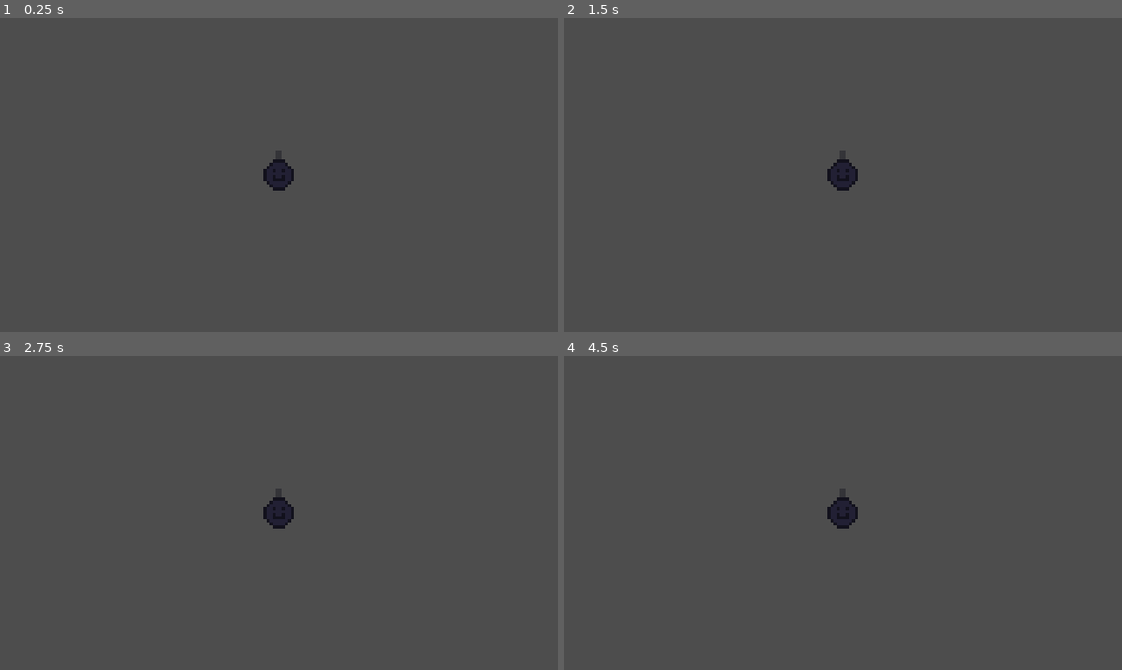
Above: before the commit, frames 1-4 (two rows, left to right).
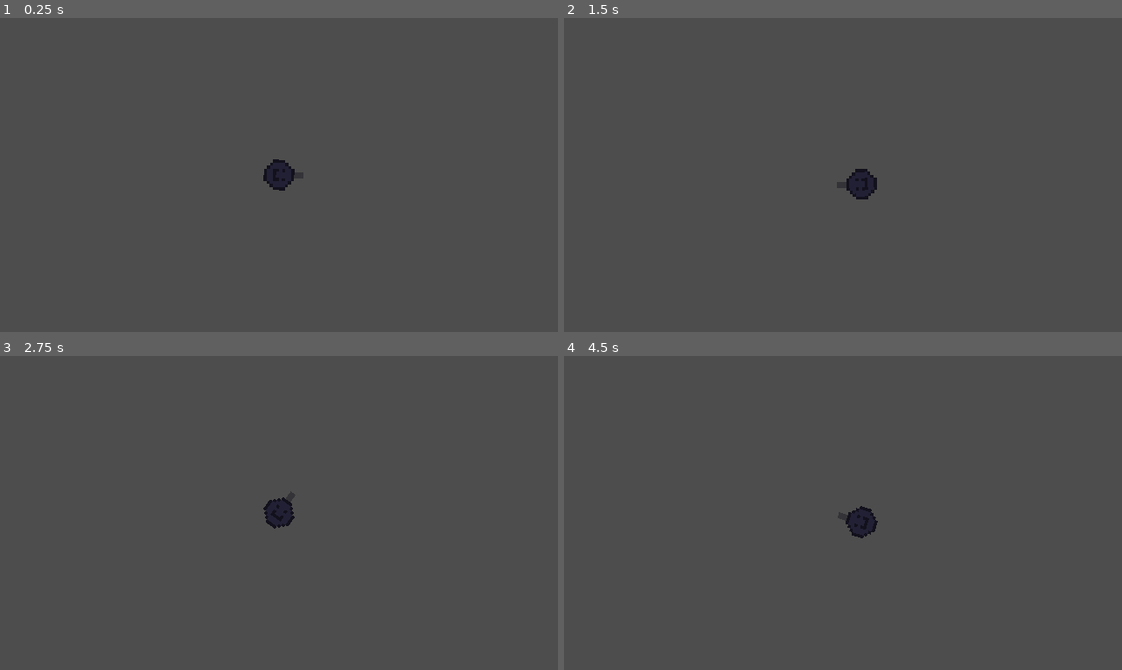
Above: after the commit, the same moments.

Repository: OffsetMonkey538/Mang
Game: Godot game, scene res://Scenes/main.tscn
Same seed, same stepped clock (60 frames per second), same inputs: the game is played once before the commit and once after it.
Inputs (mouse positions are in pixels of both pictures, inside the frame that each line leads up to):
- Up to frame 1 (0.25 s): no input
- Up to frame 2 (1.5 s): tap Enter at 0.5 s; move the mouse to (965, 159) at 0.52 s; tap S (liigu_alla, bound only after the commit) at 0.6 s; click (965, 159) at 0.67 s; tap D (liigu_paremale, bound only after the commit) at 0.8, 1.35 s; tap Space at 1.25 s; move the mouse to (731, 190) at 1.27 s; click (731, 190) at 1.42 s
- Up to frame 3 (2.75 s): tap A (liigu_vasakule, bound only after the commit) at 1.55, 2.1 s; tap Enter at 2 s; move the mouse to (334, 443) at 2.02 s; click (334, 443) at 2.17 s; tap W (liigu_üles, bound only after the commit) at 2.3 s
- Up to frame 4 (4.5 s): tap Space at 2.75, 4.25 s; move the mouse to (815, 575) at 2.77 s; tap W (liigu_üles, bound only after the commit) at 2.85 s; click (815, 575) at 2.92 s; tap S (liigu_alla, bound only after the commit) at 3.05, 3.6 s; tap Enter at 3.5 s; move the mouse to (1010, 560) at 3.52 s; click (1010, 560) at 3.67 s; tap D (liigu_paremale, bound only after the commit) at 3.8, 4.35 s; move the mouse to (675, 465) at 4.27 s; click (675, 465) at 4.42 s

The runs differ from the first frame. In frame 1, less than 0.1% of the frame differs, in the area x 47-55%, y 42-55%; in frame 2, 0.7%; in frame 3, 0.1%; in frame 4, 0.7%, in the area x 47-57%, y 42-59%.

Commit message:
Mängija liikumine arvutil
Arvutil saab kasutada mängija liigutamiseks WASD nuppe, ja ringi vaadata hiire vasakut nuppu all hoides ja seda liigutades

Kõigepealt on vaja Godot-le õelda, mis nupud mida teevad. Selleks tuleb valida "Project -> Project Settings", sealt "Input Map" ja siis saab lisada *action*-eid. Näiteks "liigu_vasakule", millele peab lisama klahvi "A". Sama tuleb teha suundadega paremale, üles, alla.

Järgmisena peab lisama mängijale uue skripti, mis Godot-lt küsib millised nendest actionitest on vajutatud.

Liikumissuund tuleb korrutada maksimum kiiruse ja *delta*-ga. Delta on number, mis näiteb kui palju aega on eelmisest "frame"-ist möödunud. Erineval riistvaral võib mäng eri kiirusel toimida, uuematel arvutitel kiiremine, vanematel aeglasemalt. Sellepärast peabgi korrutama maksimum kiirust iga "frame" delta-ga. Kui on möödunud pool sekundit, peaks liikuma 80 pikslit, sest 160 pikslit/s * 0.5s = 80.

Ringi vaatamiseks (kusagile siia pilt koodist ka) tuleb kõigepealt kontrollida kas mäng on hetkel arvuti platvormil (Androidil ringi vaatamine ja liikumine on järgmine asi) ja kas hiire vasakut nuppu hoitakse hetkel all. Siis saab mängija *rotation*-iks panna tema positsiooni ja hiire positsiooni vahelise nurga.

Kui nüüd mäng käima panna, on näha et hiirt kasutades on võimalik ringi vaadata, kuid tundub nagu liikuda ei saa. (viide videole kus saab ringi vaadata aga mitte liikuda) See on selle pärast et kaamera näitab alati mängija keskpunkti ja millegi muuga pole mängija positsiooni võrrelda. Kui kaamera korra mängija alt ära võtta ja panna see hoopis Level-i alla, on näha et mängija ikkagi liigub (viide videole kus kaamera on fikseeritud maailma keskele ja on mängija liikumist näha).

Praeguseks võib siis kaamera jätta Level-i alla, et kindel olla, kas mängija ikka liigub

Diff:
--- a/Scenes/level.tscn
+++ b/Scenes/level.tscn
@@ -5,3 +5,5 @@
 [node name="Level" type="Node"]
 
 [node name="Player" parent="." instance=ExtResource("1_42x0p")]
+
+[node name="Camera2D" type="Camera2D" parent="."]
--- a/Scenes/player.tscn
+++ b/Scenes/player.tscn
@@ -1,12 +1,13 @@
-[gd_scene load_steps=2 format=3 uid="uid://5gj7arrgfah"]
+[gd_scene load_steps=3 format=3 uid="uid://5gj7arrgfah"]
 
+[ext_resource type="Script" path="res://Scripts/player/player.gd" id="1_5846v"]
 [ext_resource type="Texture2D" uid="uid://dw2v4kotk3g55" path="res://Textures/Sprites/player.png" id="1_ahjtr"]
 
 [node name="Player" type="Node2D"]
+script = ExtResource("1_5846v")
 metadata/_edit_group_ = true
 
 [node name="Sprite2D" type="Sprite2D" parent="."]
+rotation = 1.57329
 scale = Vector2(3.5, 3.5)
 texture = ExtResource("1_ahjtr")
-
-[node name="Camera2D" type="Camera2D" parent="."]
--- /dev/null
+++ b/Scripts/player/player.gd
@@ -0,0 +1,18 @@
+extends Node2D
+
+const max_speed: int = 160;
+
+# Called when the node enters the scene tree for the first time.
+func _ready() -> void:
+	pass # Replace with function body.
+
+
+# Called every frame. 'delta' is the elapsed time since the previous frame.
+func _process(delta: float) -> void:
+	var suund: Vector2 = Input.get_vector("liigu_vasakule", "liigu_paremale", "liigu_üles", "liigu_alla")
+
+	position += suund.normalized() * max_speed * delta;
+
+
+	if (OS.has_feature("pc") and Input.is_mouse_button_pressed(MOUSE_BUTTON_LEFT)):
+		rotation = global_position.angle_to_point(get_global_mouse_position())
--- a/project.godot
+++ b/project.godot
@@ -23,6 +23,29 @@
 window/stretch/mode="canvas_items"
 window/stretch/aspect="expand"
 
+[input]
+
+liigu_vasakule={
+"deadzone": 0.5,
+"events": [Object(InputEventKey,"resource_local_to_scene":false,"resource_name":"","device":-1,"window_id":0,"alt_pressed":false,"shift_pressed":false,"ctrl_pressed":false,"meta_pressed":false,"pressed":false,"keycode":0,"physical_keycode":65,"key_label":0,"unicode":97,"location":0,"echo":false,"script":null)
+]
+}
+liigu_paremale={
+"deadzone": 0.5,
+"events": [Object(InputEventKey,"resource_local_to_scene":false,"resource_name":"","device":-1,"window_id":0,"alt_pressed":false,"shift_pressed":false,"ctrl_pressed":false,"meta_pressed":false,"pressed":false,"keycode":0,"physical_keycode":68,"key_label":0,"unicode":100,"location":0,"echo":false,"script":null)
+]
+}
+"liigu_üles"={
+"deadzone": 0.5,
+"events": [Object(InputEventKey,"resource_local_to_scene":false,"resource_name":"","device":-1,"window_id":0,"alt_pressed":false,"shift_pressed":false,"ctrl_pressed":false,"meta_pressed":false,"pressed":false,"keycode":0,"physical_keycode":87,"key_label":0,"unicode":119,"location":0,"echo":false,"script":null)
+]
+}
+liigu_alla={
+"deadzone": 0.5,
+"events": [Object(InputEventKey,"resource_local_to_scene":false,"resource_name":"","device":-1,"window_id":0,"alt_pressed":false,"shift_pressed":false,"ctrl_pressed":false,"meta_pressed":false,"pressed":false,"keycode":0,"physical_keycode":83,"key_label":0,"unicode":115,"location":0,"echo":false,"script":null)
+]
+}
+
 [rendering]
 
 textures/canvas_textures/default_texture_filter=0
